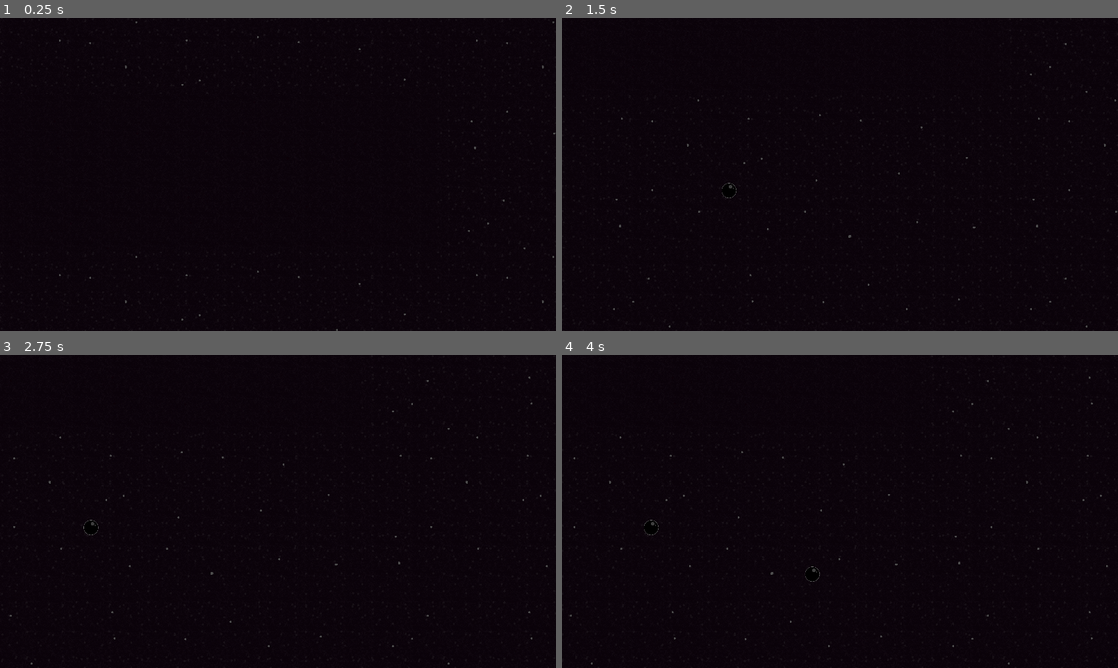
Above: before the commit, frames 1-4 (two rows, left to right).
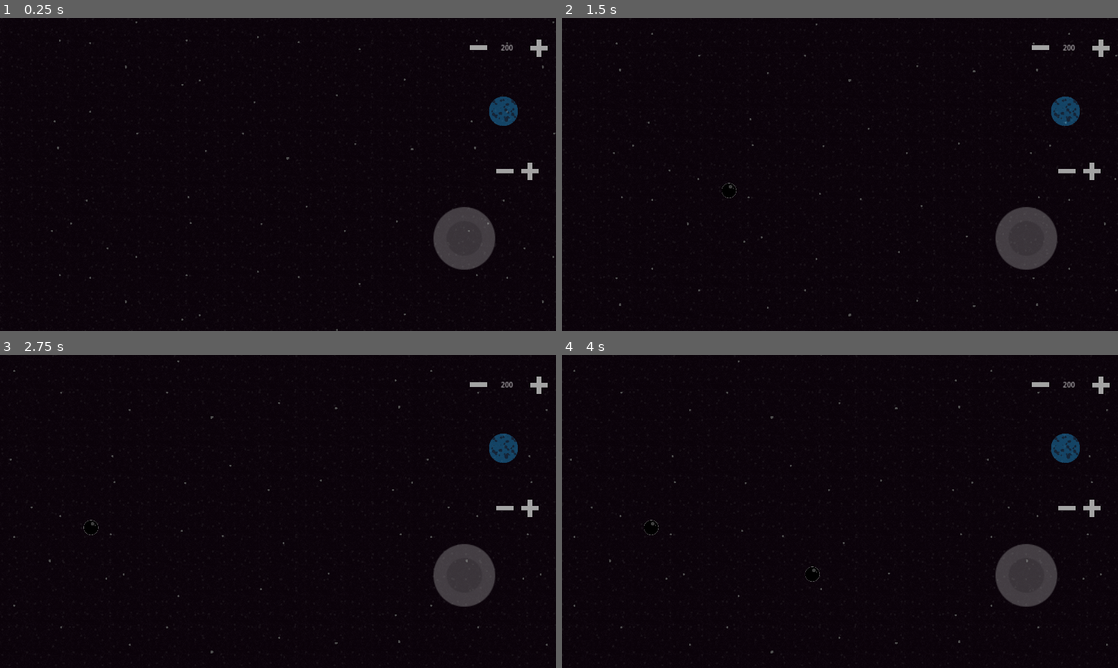
Above: after the commit, the same moments.

Repository: ArielLeiva/SimulacionGravitacional
Game: Godot game, scene res://scenes/space.tscn
Same seed, same stepped clock (60 frames per second), same inputs: the game is played once before the commit and once after it.
Inputs (mouse positions are in pixels of both pictures, inside the frame that each line leads up to):
- Up to frame 1 (0.25 s): no input
- Up to frame 2 (1.5 s): tap Enter at 0.5 s; move the mouse to (962, 158) at 0.52 s; hold Tab (fast_forward, bound only before the commit) 0.53-1.25 s; hold Down (camera_down) 0.53-1.25 s; click (962, 158) at 0.67 s; drag from (728, 190) to (812, 237) at 1.27 s
- Up to frame 3 (2.75 s): tap Space (start_stop) at 2 s; move the mouse to (333, 442) at 2.02 s; hold Tab (fast_forward, bound only before the commit) from 2.03 s (still down); hold Right (camera_right) from 2.03 s (still down)
- Up to frame 4 (4 s): release Tab (fast_forward, bound only before the commit) at 2.75 s; release Right (camera_right) at 2.75 s; drag from (812, 574) to (673, 464) at 2.77 s; tap Space (start_stop) at 3.5 s; move the mouse to (1006, 558) at 3.52 s; hold Middle mouse button (drag_camera) from 3.53 s (still down)

The runs differ from the first frame. In frame 1, 2.5% of the frame differs, in the area x 9-99%, y 6-81%; in frame 2, 2.7%; in frame 3, 2.7%; in frame 4, 2.7%, in the area x 1-99%, y 0-99%.

Commit message:
Agregadas paredes

Diff:
--- a/project.godot
+++ b/project.godot
@@ -94,8 +94,7 @@
 }
 fast_forward={
 "deadzone": 0.5,
-"events": [Object(InputEventKey,"resource_local_to_scene":false,"resource_name":"","device":-1,"window_id":0,"alt_pressed":false,"shift_pressed":false,"ctrl_pressed":false,"meta_pressed":false,"pressed":false,"keycode":0,"physical_keycode":4194306,"key_label":0,"unicode":0,"echo":false,"script":null)
-]
+"events": []
 }
 
 [input_devices]
--- /dev/null
+++ b/scenes/container.tscn
@@ -0,0 +1,53 @@
+[gd_scene load_steps=6 format=3 uid="uid://7x1we8o3gs3j"]
+
+[ext_resource type="Script" path="res://scenes/node_killing.gd" id="1_joepu"]
+[ext_resource type="Texture2D" uid="uid://blhr5qcj8mc1a" path="res://assets/fondo.png" id="2_nynu6"]
+
+[sub_resource type="RectangleShape2D" id="RectangleShape2D_spnkb"]
+size = Vector2(22, 3902.25)
+
+[sub_resource type="RectangleShape2D" id="RectangleShape2D_v3ujm"]
+size = Vector2(6467, 20)
+
+[sub_resource type="RectangleShape2D" id="RectangleShape2D_6ujro"]
+size = Vector2(6400, 3900)
+
+[node name="Node2D" type="Node2D"]
+
+[node name="walls" type="StaticBody2D" parent="."]
+
+[node name="CollisionShape2D" type="CollisionShape2D" parent="walls"]
+position = Vector2(-2570, 361.5)
+shape = SubResource("RectangleShape2D_spnkb")
+
+[node name="CollisionShape2D2" type="CollisionShape2D" parent="walls"]
+position = Vector2(3852, 356.125)
+shape = SubResource("RectangleShape2D_spnkb")
+
+[node name="up_down" type="StaticBody2D" parent="."]
+
+[node name="CollisionShape2D" type="CollisionShape2D" parent="up_down"]
+position = Vector2(637.5, -1608)
+shape = SubResource("RectangleShape2D_v3ujm")
+
+[node name="CollisionShape2D2" type="CollisionShape2D" parent="up_down"]
+position = Vector2(642, 2336)
+shape = SubResource("RectangleShape2D_v3ujm")
+
+[node name="LivingZone" type="Area2D" parent="."]
+script = ExtResource("1_joepu")
+
+[node name="TextureRect" type="TextureRect" parent="LivingZone"]
+offset_left = -8253.0
+offset_top = -5009.0
+offset_right = 9205.0
+offset_bottom = 3741.0
+texture = ExtResource("2_nynu6")
+stretch_mode = 1
+
+[node name="CollisionShape2D" type="CollisionShape2D" parent="LivingZone"]
+position = Vector2(640, 360)
+shape = SubResource("RectangleShape2D_6ujro")
+
+[connection signal="area_exited" from="LivingZone" to="LivingZone" method="_on_area_exited"]
+[connection signal="body_exited" from="LivingZone" to="LivingZone" method="_on_body_exited"]
--- a/scenes/space.tscn
+++ b/scenes/space.tscn
@@ -1,51 +1,16 @@
-[gd_scene load_steps=8 format=3 uid="uid://d3i80ym3tqa2e"]
+[gd_scene load_steps=6 format=3 uid="uid://d3i80ym3tqa2e"]
 
-[ext_resource type="Script" path="res://scenes/node_killing.gd" id="1_nfcpq"]
+[ext_resource type="PackedScene" uid="uid://7x1we8o3gs3j" path="res://scenes/container.tscn" id="1_fgcaj"]
 [ext_resource type="PackedScene" uid="uid://ds146y5rievr3" path="res://scenes/UI.tscn" id="2_leqvt"]
-[ext_resource type="Texture2D" uid="uid://blhr5qcj8mc1a" path="res://assets/fondo.png" id="5_kxbt0"]
 [ext_resource type="Texture2D" uid="uid://c7agfl815n7ih" path="res://assets/less.png" id="6_3m55n"]
 [ext_resource type="Script" path="res://scripts/movecam.gd" id="6_nfv5j"]
 [ext_resource type="Script" path="res://scripts/stage.gd" id="7_netmt"]
 
-[sub_resource type="RectangleShape2D" id="RectangleShape2D_lune6"]
-size = Vector2(6400, 3900)
-
 [node name="Node2D" type="Node2D"]
 
-[node name="StaticBody2D" type="StaticBody2D" parent="."]
-
-[node name="CollisionShape2D" type="CollisionShape2D" parent="StaticBody2D"]
-
-[node name="LivingZone" type="Area2D" parent="."]
-script = ExtResource("1_nfcpq")
-
-[node name="TextureRect" type="TextureRect" parent="LivingZone"]
-offset_left = -8253.0
-offset_top = -5009.0
-offset_right = 9205.0
-offset_bottom = 3741.0
-texture = ExtResource("5_kxbt0")
-stretch_mode = 1
-
-[node name="CollisionShape2D" type="CollisionShape2D" parent="LivingZone"]
-position = Vector2(640, 360)
-shape = SubResource("RectangleShape2D_lune6")
+[node name="container" parent="." instance=ExtResource("1_fgcaj")]
 
 [node name="CanvasLayer" parent="." instance=ExtResource("2_leqvt")]
-visible = false
-
-[node name="ParallaxBackground" type="ParallaxBackground" parent="."]
-
-[node name="ParallaxLayer" type="ParallaxLayer" parent="ParallaxBackground"]
-motion_offset = Vector2(90, 0)
-motion_mirroring = Vector2(1280, 0)
-
-[node name="Sprite2D2" type="Sprite2D" parent="ParallaxBackground/ParallaxLayer"]
-modulate = Color(1, 0, 0.686275, 1)
-texture_filter = 1
-position = Vector2(634, 353)
-scale = Vector2(0.673, 0.673)
-texture = ExtResource("5_kxbt0")
 
 [node name="Camera" type="Camera2D" parent="." groups=["camera"]]
 position = Vector2(640, 360)
@@ -62,6 +27,3 @@
 position = Vector2(637, 0)
 scale = Vector2(15.975, 1)
 texture = ExtResource("6_3m55n")
-
-[connection signal="area_exited" from="LivingZone" to="LivingZone" method="_on_area_exited"]
-[connection signal="body_exited" from="LivingZone" to="LivingZone" method="_on_body_exited"]
--- a/scripts/vars.gd
+++ b/scripts/vars.gd
@@ -8,6 +8,8 @@
 const base_ball_col_size = 33.9558982849121
 const w_limit = 1280
 const h_limit = 720
+const limit = Vector2(w_limit, h_limit)
+
 
 func _ready():
 	pass
